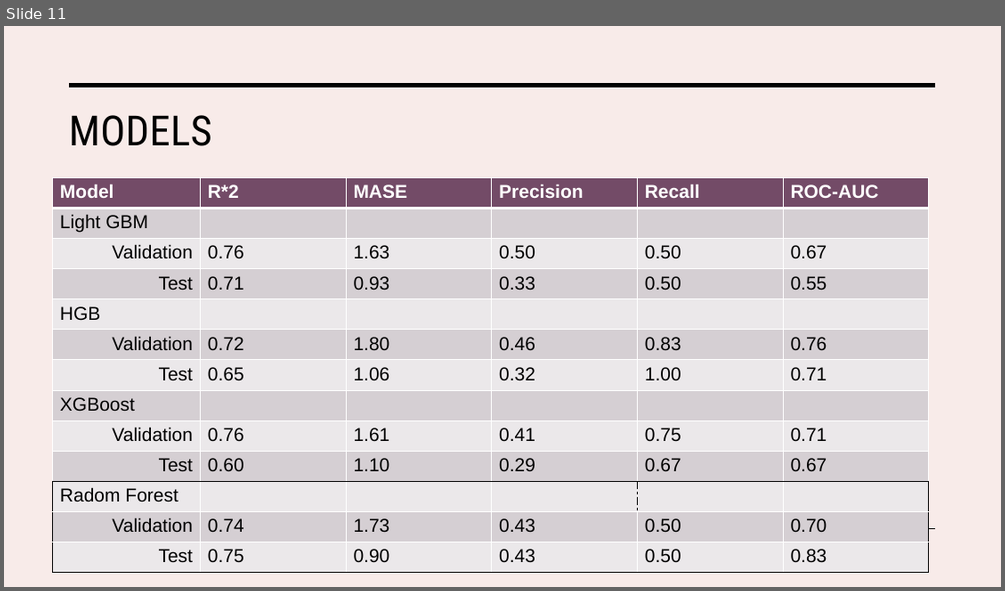
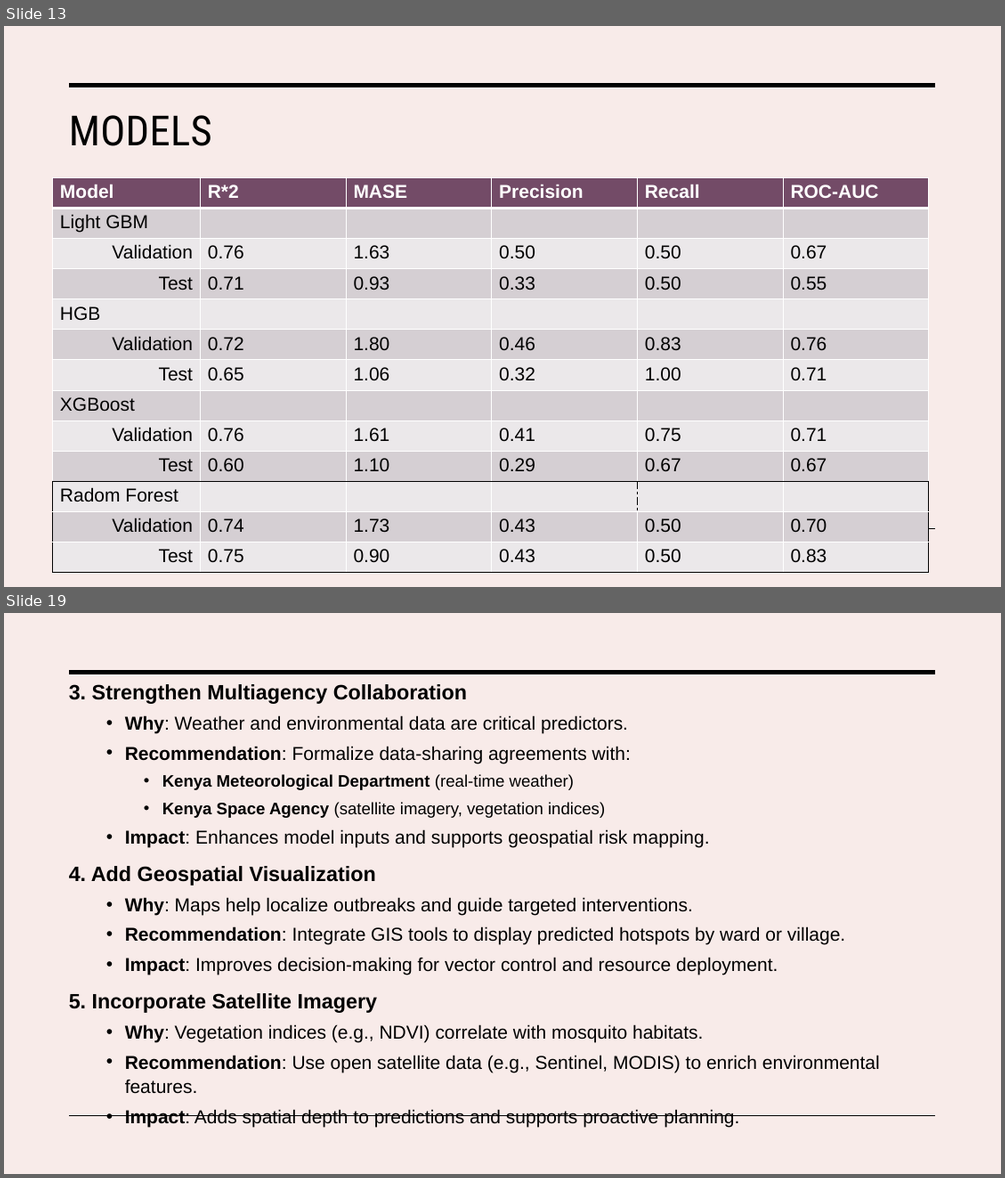
Before and after one commit to H-Rumenya/Malaria-Predictive-Model, a slide deck: Malaria_Predictive_model.pptx. Shown one above the other, each under a label of ours: slide 11 before the commit, slides 13 and 19 after it; the slides between them are not shown. The pictures are 1005x591 and 1005x1178 pixels, drawn with LibreOffice and Linux fonts; fonts in the diff are those of the drawing. Boxes give left, top, right and bottom in pixels: in the first picture for what was removed or moved away, otherwise in the second. Text is boxed around its words. In the diff, an @@ line names an element or a change of style, - is before the commit and + after.

```diff
--- a/Malaria_Predictive_model.pptx
+++ b/Malaria_Predictive_model.pptx
@@ slide 19 added at (x1=4, y1=613, x2=1001, y2=1174), background #F8EBE9; not listed: 2 template elements that a slide beside it also shows @@
@@ text added at (x1=69, y1=684, x2=880, y2=1127), 18 pt, text #000000 @@
+3. Strengthen Multiagency Collaboration
+  • Why: Weather and environmental data are critical predictors.
+  • Recommendation: Formalize data-sharing agreements with:
+    • Kenya Meteorological Department (real-time weather)
+    • Kenya Space Agency (satellite imagery, vegetation indices)
+  • Impact: Enhances model inputs and supports geospatial risk mapping.
+4. Add Geospatial Visualization
+  • Why: Maps help localize outbreaks and guide targeted interventions.
+  • Recommendation: Integrate GIS tools to display predicted hotspots by ward or village.
+  • Impact: Improves decision-making for vector control and resource deployment.
+5. Incorporate Satellite Imagery
+  • Why: Vegetation indices (e.g., NDVI) correlate with mosquito habitats.
+  • Recommendation: Use open satellite data (e.g., Sentinel, MODIS) to enrich environmental features.
+  • Impact: Adds spatial depth to predictions and supports proactive planning.
@@ what was slide 11 is now slide 13 @@
```
Also in this commit, not shown: 14 slides changed, 5 other slides added, 1 slide removed, 15 other files.
